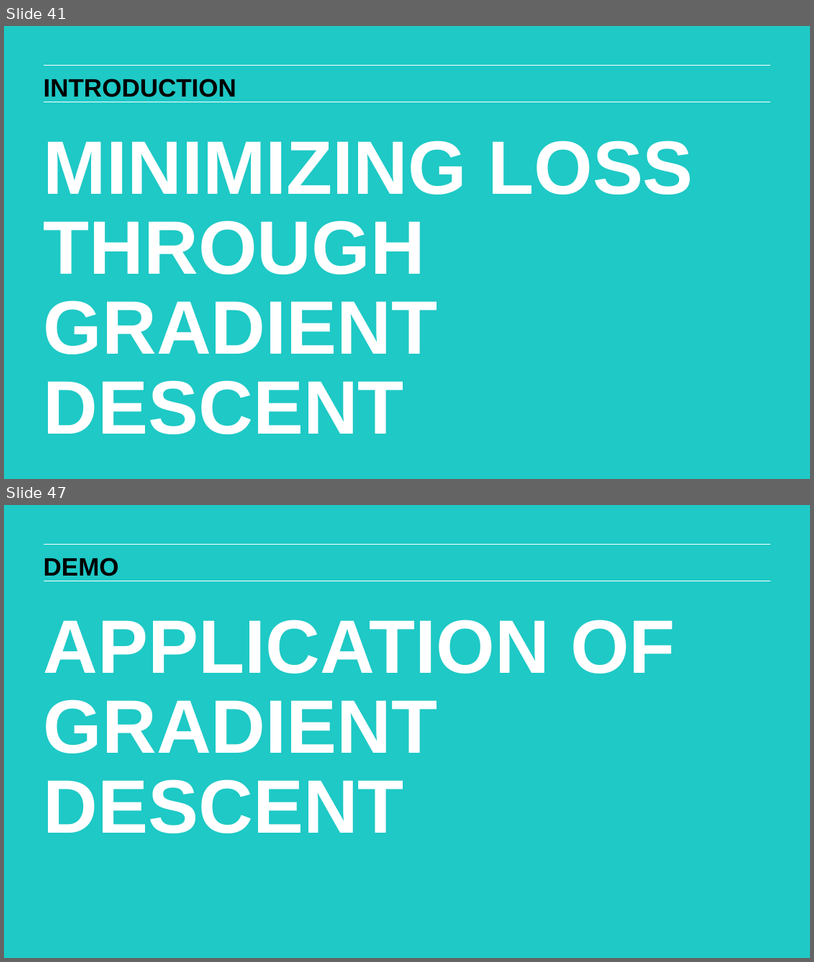
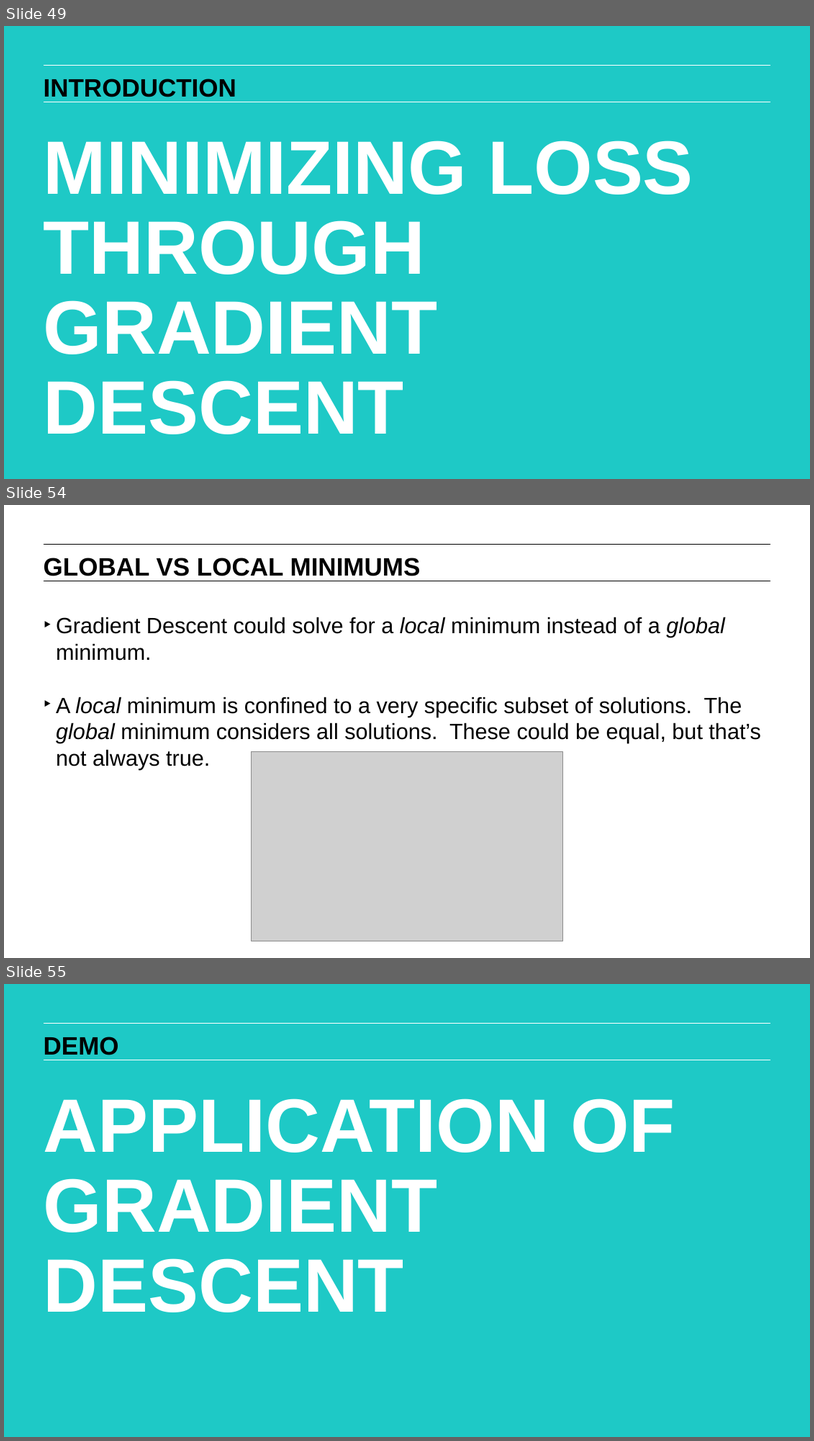
Before and after one commit to matanefron/data-sets, a slide deck: lessons/lesson-7/07-evaluating-model-fit_redux.pptx. Shown one above the other, each under a label of ours: slides 41 and 47 before the commit, slides 49, 54 and 55 after it; the slides between them are not shown. The pictures are 814x962 and 814x1441 pixels, drawn with LibreOffice and Linux fonts; fonts in the diff are those of the drawing; grey boxes stand for pictures. Boxes give left, top, right and bottom in pixels: in the first picture for what was removed or moved away, otherwise in the second. Text is boxed around its words. In the diff, an @@ line names an element or a change of style, - is before the commit and + after.

```diff
--- a/lessons/lesson-7/07-evaluating-model-fit_redux.pptx
+++ b/lessons/lesson-7/07-evaluating-model-fit_redux.pptx
@@ slide 54 added at [4,505,810,958], background #FFFFFF; not listed: 2 template elements that a slide beside it also shows @@
@@ text added at [44,558,421,576], 32 pt, text #000000, bold @@
+GLOBAL VS LOCAL MINIMUMS
@@ text added at [56,617,761,770], 28 pt, text #000000 @@
+‣ Gradient Descent could solve for a local minimum instead of a global minimum.
+‣ A local minimum is confined to a very specific subset of solutions. The global minimum considers all solutions. These could be equal, but that’s not always true.
@@ picture added at [251,752,563,941] @@
@@ what was slide 41 is now slide 49 @@
@@ what was slide 47 is now slide 55 @@
```
Also in this commit, not shown: 1 slide changed, 8 other slides added, 1 slide removed, 3 other files.
